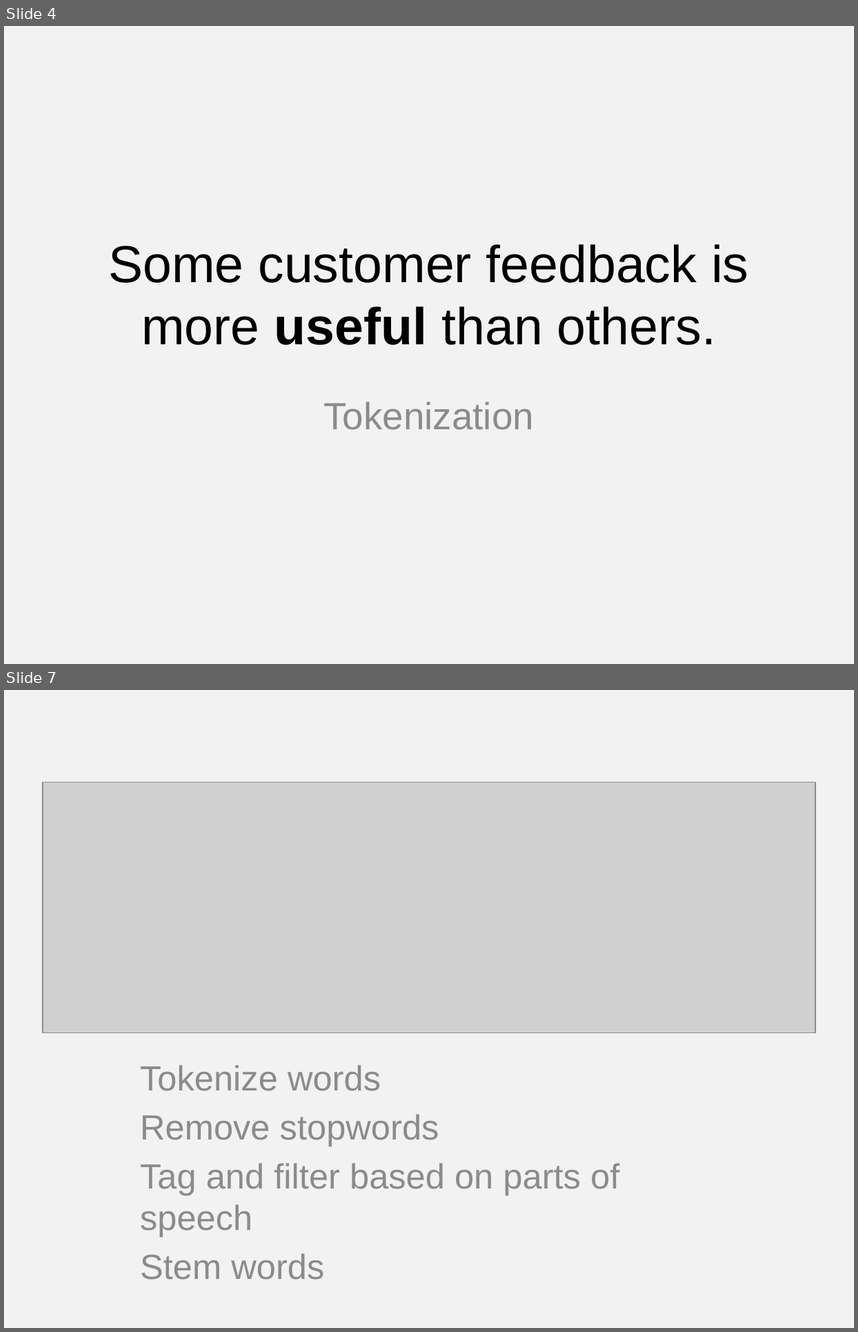
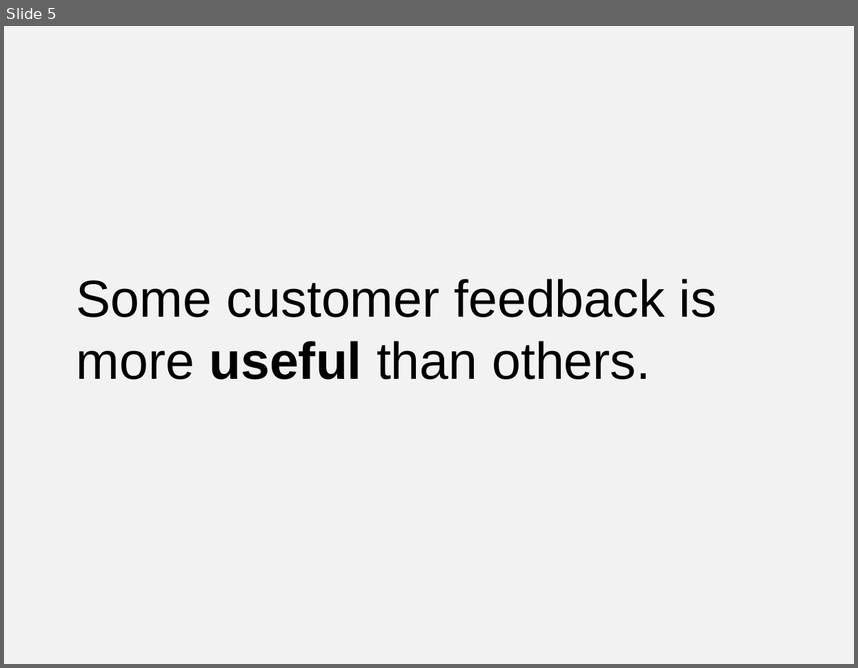
Before and after one commit to josiahdavis/earl, a slide deck: slides.pptx. Shown one above the other, each under a label of ours: slides 4 and 7 before the commit, slide 5 after it; the slides between them are not shown. The pictures are 858x1332 and 858x668 pixels, drawn with LibreOffice and Linux fonts; fonts in the diff are those of the drawing; grey boxes stand for pictures. Boxes give left, top, right and bottom in pixels: in the first picture for what was removed or moved away, otherwise in the second. Text is boxed around its words. In the diff, an @@ line names an element or a change of style, - is before the commit and + after.

```diff
--- a/slides.pptx
+++ b/slides.pptx
@@ slide 7 removed at (4,690,854,1328), background #F2F2F2 @@
@@ picture removed at (42,782,815,1032) @@
@@ subtitle removed at (140,1065,619,1279) @@
-Tokenize words
-Remove stopwords
-Tag and filter based on parts of speech
-Stem words
@@ what was slide 4 is now slide 5 @@
@@ slide 5 changed as well @@
@@ title "Some customer feedback is more ...": place and size @@
-title "Some customer feedback is more ..." at (108,244,749,345)
+title "Some customer feedback is more ..." at (76,279,717,379)
@@ title "Some customer feedback is more ..." at (76,279,717,379): alignment centre to left @@
@@ subtitle removed at (324,401,534,430) @@
-Tokenization
```
Also in this commit, not shown: 3 other slides changed, 19 slides added, 8 other slides removed, 51 other files.
